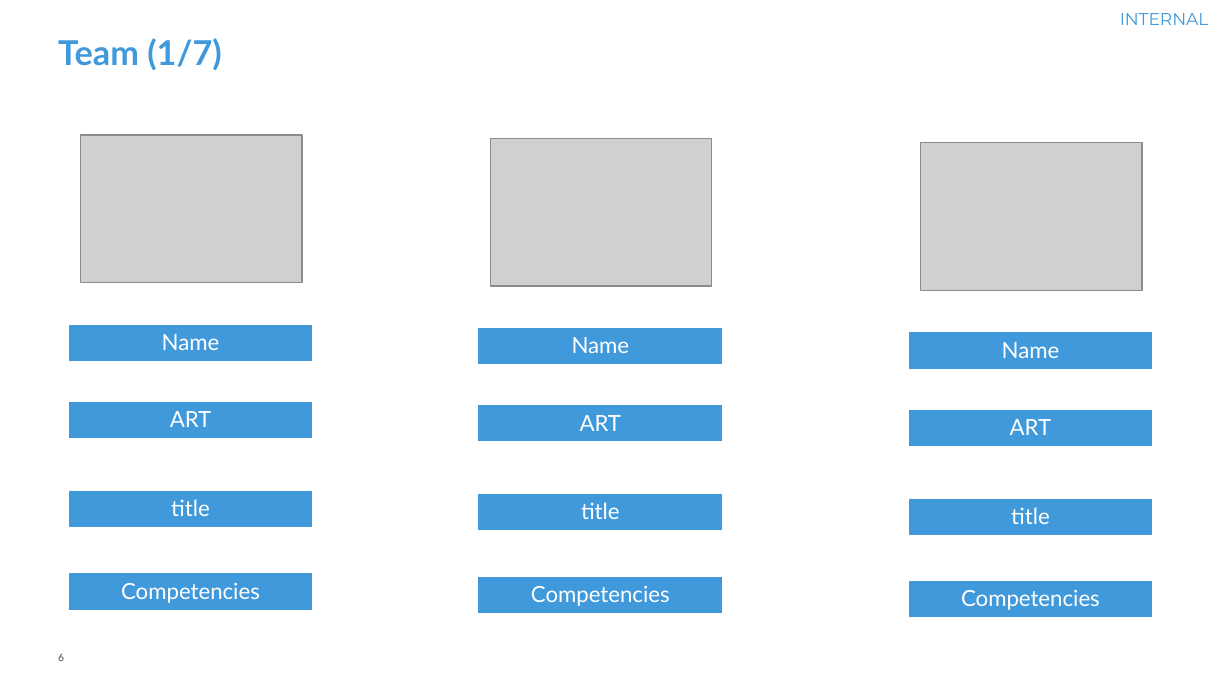
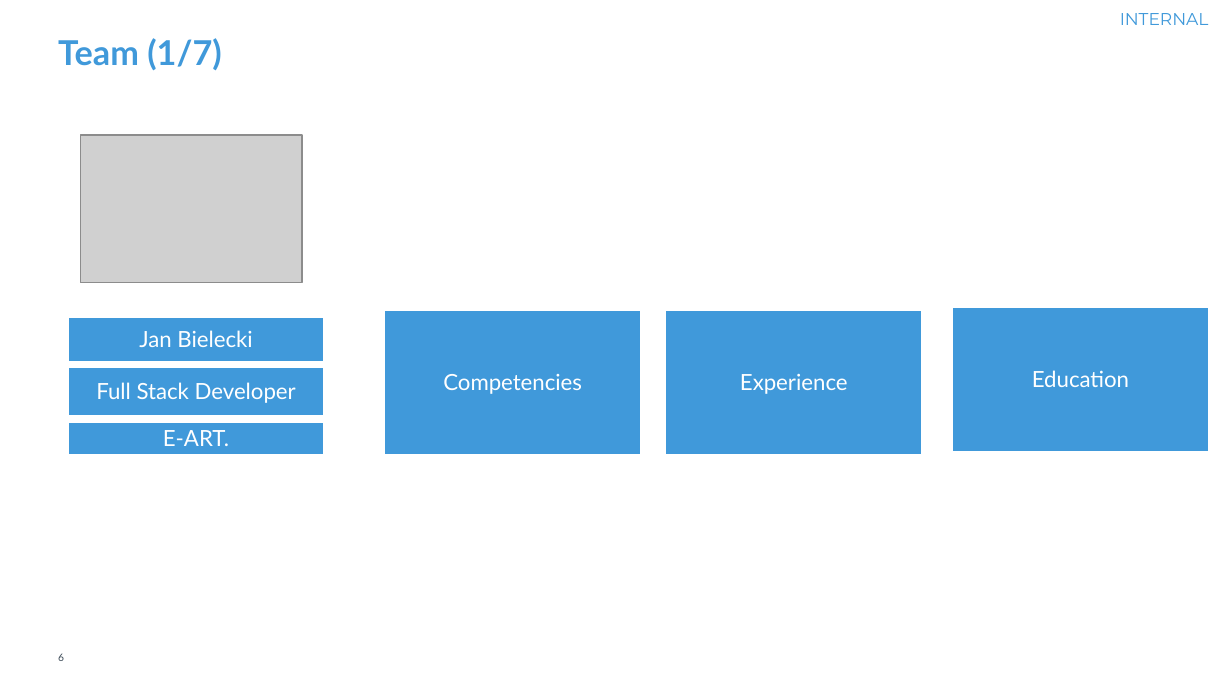
Before and after one commit to kkazimierska/PowerPoint-automation, a slide deck: slide 6 of Draftv0.pptx. Drawn at 1232x693 pixels with LibreOffice and Linux fonts; fonts in the diff are those of the drawing; grey boxes stand for pictures; background and template pictures are left out. Boxes give left, top, right and bottom in pixels: in the first picture for what was removed or moved away, otherwise in the second. Text is boxed around its words. In the diff, an @@ line names an element or a change of style, - is before the commit and + after.

```diff
--- a/Draftv0.pptx
+++ b/Draftv0.pptx
@@ picture removed at <box>490,138,712,286</box> @@
@@ picture removed at <box>920,143,1142,291</box> @@
@@ rectangle "Jan Bielecki": place and size @@
-rectangle "Jan Bielecki" at <box>69,325,312,360</box>
+rectangle "Jan Bielecki" at <box>69,319,323,360</box>
@@ rectangle "Competencies": place and size @@
-rectangle "Competencies" at <box>69,574,312,609</box>
+rectangle "Competencies" at <box>386,312,639,453</box>
@@ rectangle removed at <box>479,329,722,363</box> @@
-Name
@@ rectangle added at <box>668,312,922,453</box>, fill #4099DA, outline #4099DA 1 pt, 13 pt, text #FFFFFF @@
+Experience
@@ rectangle added at <box>954,308,1207,450</box>, fill #4099DA, outline #4099DA 1 pt, 13 pt, text #FFFFFF @@
+Education
@@ text in rectangle at <box>139,330,252,347</box>: text changed @@
-Name
+Jan Bielecki
@@ rectangle removed at <box>909,333,1152,367</box> @@
-Name
@@ rectangle added at <box>69,370,323,415</box>, fill #4099DA, outline #4099DA 1 pt, 13 pt, text #FFFFFF @@
+Full Stack Developer
@@ rectangle removed at <box>479,407,722,441</box> @@
-ART
@@ rectangle removed at <box>909,410,1152,445</box> @@
-ART
@@ rectangle "E-ART.": place and size @@
-rectangle "E-ART." at <box>69,403,312,437</box>
+rectangle "E-ART." at <box>69,424,323,455</box>
@@ text in rectangle at <box>163,430,229,446</box>: text changed @@
-ART
+E-ART.
@@ rectangle removed at <box>69,492,312,526</box> @@
-title
@@ rectangle removed at <box>479,495,722,530</box> @@
-title
@@ rectangle removed at <box>909,499,1152,533</box> @@
-title
@@ rectangle removed at <box>479,578,722,612</box> @@
-Competencies
@@ rectangle removed at <box>909,582,1152,616</box> @@
-Competencies
```
Also in this commit, not shown: 7 other files.
